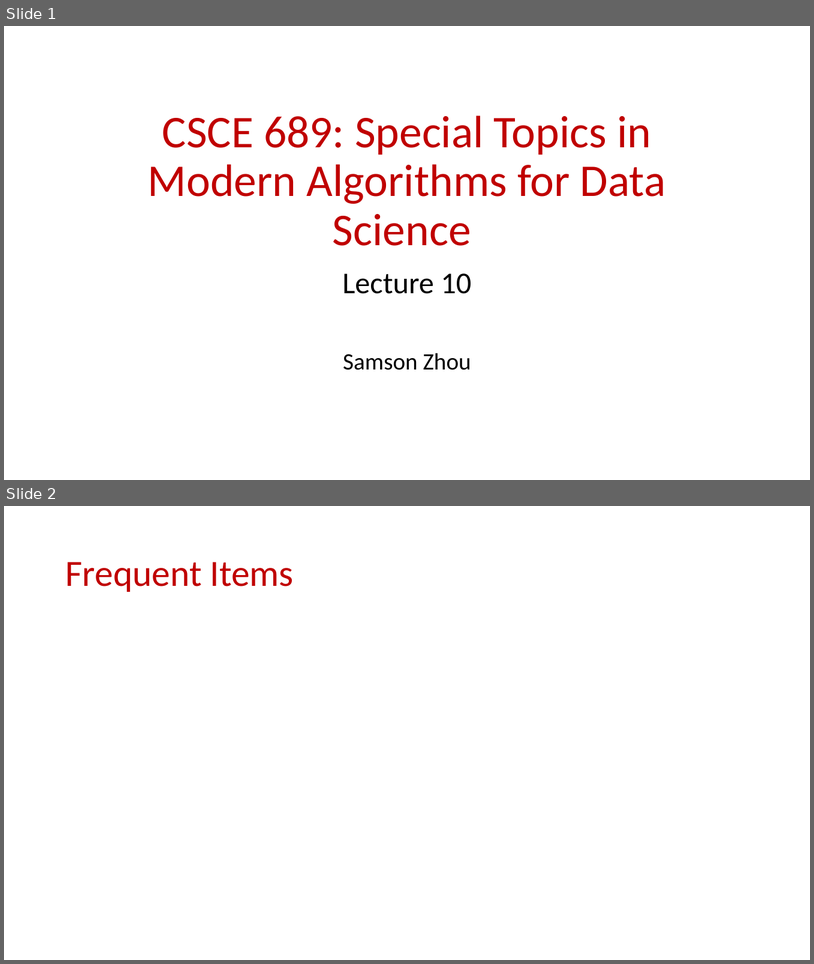
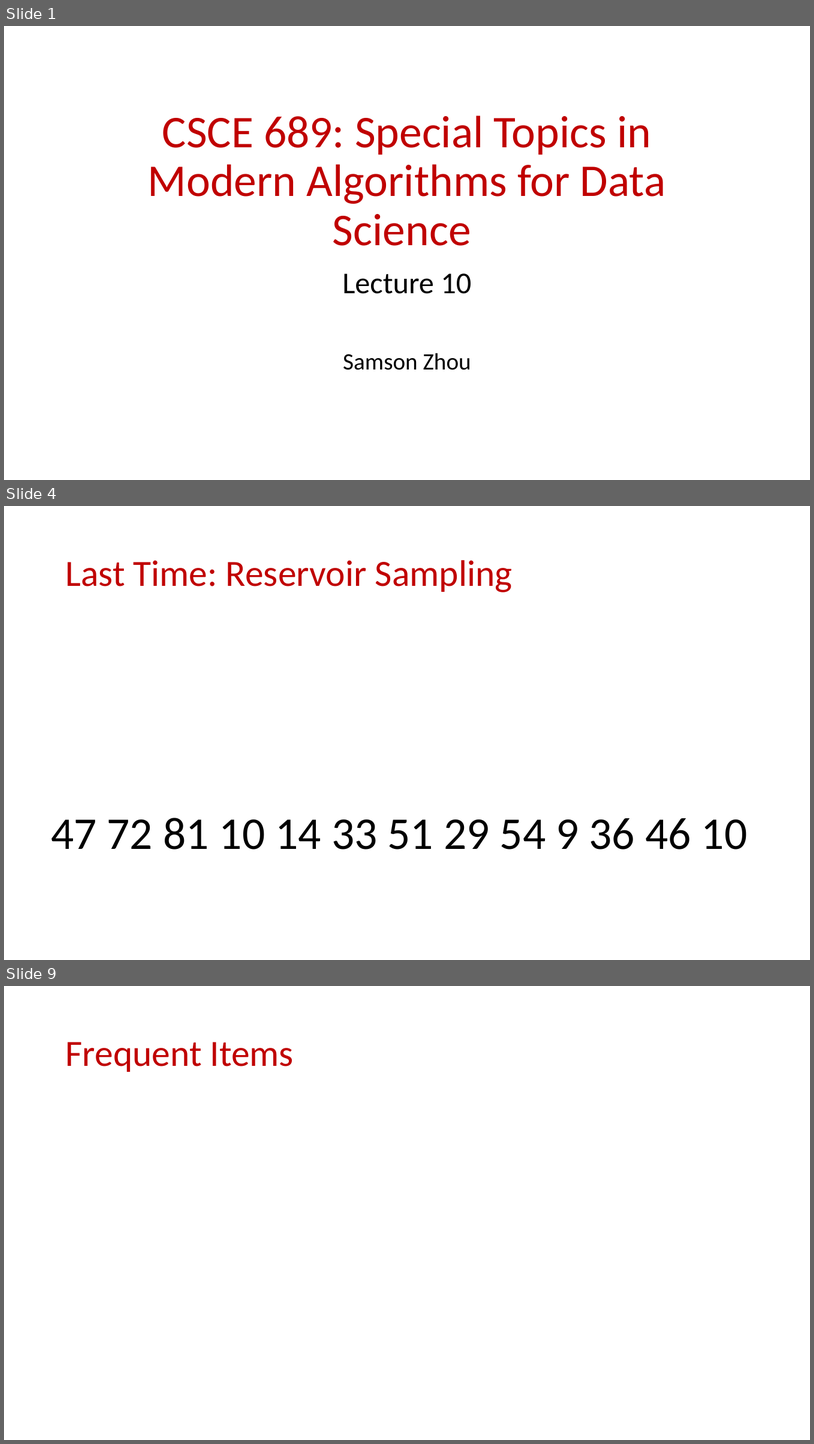
Before and after one commit to samsonzhou/samsonzhou.github.io, a slide deck: CSCE689-23/L10.pptx. Shown one above the other, each under a label of ours: slides 1 and 2 before the commit, slides 1, 4 and 9 after it; the slides between them are not shown. The pictures are 814x964 and 814x1444 pixels, drawn with LibreOffice and Linux fonts; fonts in the diff are those of the drawing; grey boxes stand for pictures. Boxes give left, top, right and bottom in pixels: in the first picture for what was removed or moved away, otherwise in the second. Text is boxed around its words. In the diff, an @@ line names an element or a change of style, - is before the commit and + after.

```diff
--- a/CSCE689-23/L10.pptx
+++ b/CSCE689-23/L10.pptx
@@ slide 4 added at (4,506,810,960), background #FFFFFF @@
@@ title added at (65,560,513,592), 44 pt, text #C00000 @@
+Last Time: Reservoir Sampling
@@ text added at (51,817,748,849), 54 pt, text #000000 @@
+47 72 81 10 14 33 51 29 54 9 36 46 10
@@ what was slide 2 is now slide 9 @@
```
Also in this commit, not shown: 8 other slides added, 2 other files.
